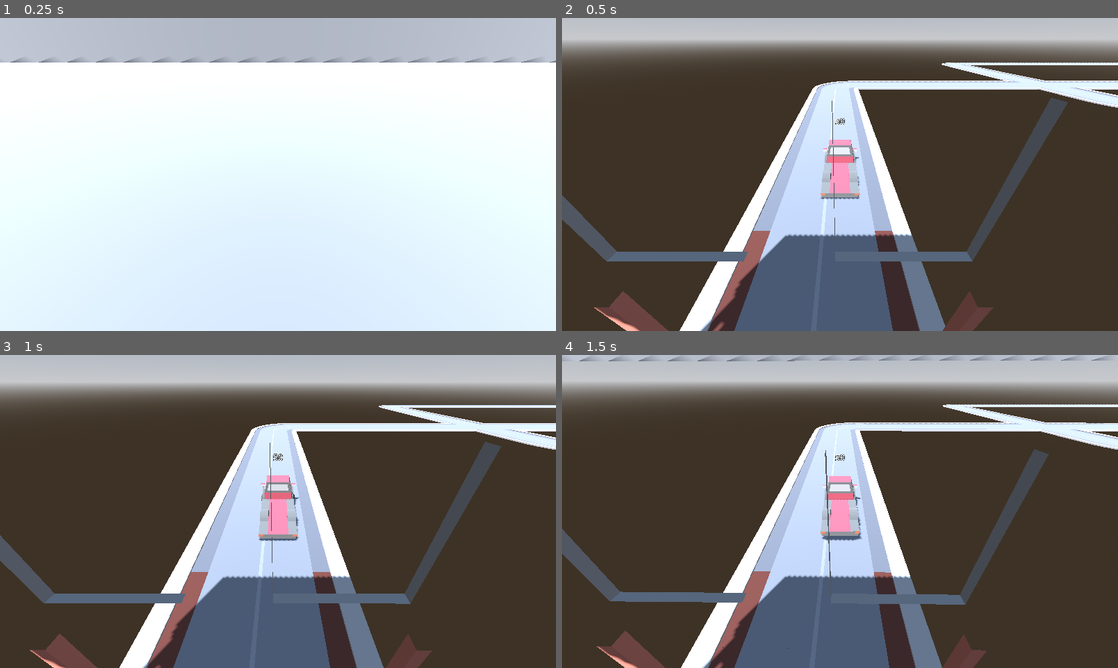
Above: before the commit, frames 1-4 (two rows, left to right).
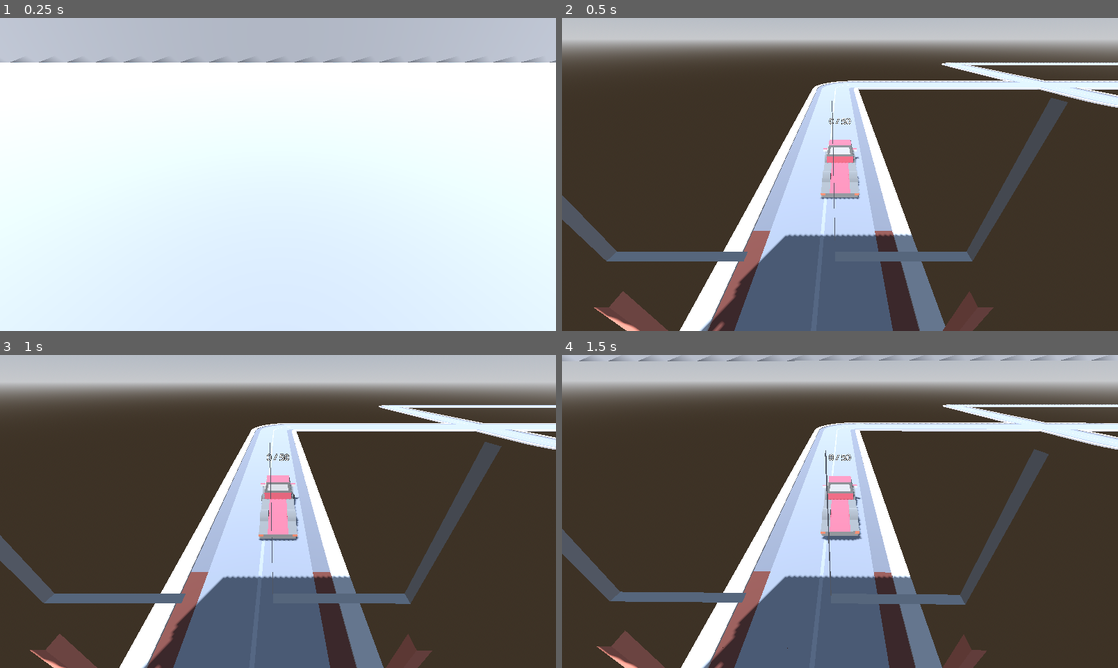
Above: after the commit, the same moments.

Repository: stesim/ld53-delivery
Game: Godot game, scene res://game_world.tscn
Two runs of this game, one before a commit and one after it. Both use one fixed random seed, a clock stepped at 60 frames per second and the inputs below.
Inputs:
- Up to frame 1 (0.25 s): no input
- Up to frame 2 (0.5 s): no input
- Up to frame 3 (1 s): tap Enter (ui_accept) at 0.5, 0.77 s; hold D (steer_right) from 0.53 s (still down)
- Up to frame 4 (1.5 s): release D (steer_right) at 1.28 s; hold Space (brake) from 1.28 s (still down)

Frame 1 is identical in both runs. In frame 2, less than 0.1% of the frame differs, in the area x 48-52%, y 31-34%; in frame 3, less than 0.1%; in frame 4, less than 0.1%.

Commit message:
made loading area tick rate configurable

Diff:
--- a/loading_area.gd
+++ b/loading_area.gd
@@ -9,6 +9,11 @@
 
 @export var type := Type.SOURCE
 @export var backing_inventory : Inventory
+@export var tick_interval := 1.0 :
+	set(value):
+		tick_interval = value
+		%load_timer.wait_time = value
+
 @export var quantity_per_tick := 1
 
 
--- a/loading_area.tscn
+++ b/loading_area.tscn
@@ -9,7 +9,7 @@
 script = ExtResource("1_q6lc6")
 
 [node name="load_timer" type="Timer" parent="."]
-wait_time = 0.25
+unique_name_in_owner = true
 autostart = true
 
 [connection signal="timeout" from="load_timer" to="." method="_on_load_timer_timeout"]
--- a/map_elements/headquarters.tscn
+++ b/map_elements/headquarters.tscn
@@ -126,8 +126,8 @@
 
 [sub_resource type="Resource" id="Resource_v1p1j"]
 script = ExtResource("5_awkgi")
-quantity = 999
-max_quantity = 999
+quantity = 9999
+max_quantity = 9999
 
 [sub_resource type="BoxShape3D" id="BoxShape3D_4c864"]
 size = Vector3(5, 5, 5)
@@ -163,6 +163,7 @@
 [node name="loading_area" parent="." instance=ExtResource("4_mxkv2")]
 unique_name_in_owner = true
 backing_inventory = SubResource("Resource_v1p1j")
+tick_interval = 0.125
 
 [node name="shape" type="CollisionShape3D" parent="loading_area"]
 transform = Transform3D(1, 0, 0, 0, 1, 0, 0, 0, 1, 2.5, 2.5, 2.5)
--- a/map_elements/ice_station.tscn
+++ b/map_elements/ice_station.tscn
@@ -20,6 +20,7 @@
 unique_name_in_owner = true
 transform = Transform3D(1, 0, 0, 0, 1, 0, 0, 0, 1, 0, 2.5, -5.5)
 type = 1
+tick_interval = 0.125
 
 [node name="shape" type="CollisionShape3D" parent="loading_area"]
 shape = SubResource("BoxShape3D_p31t4")
--- a/maps/test_map.tscn
+++ b/maps/test_map.tscn
@@ -24,11 +24,6 @@
 quantity = 0
 max_quantity = 25
 
-[sub_resource type="Resource" id="Resource_3k0f1"]
-script = ExtResource("9_j7fbw")
-quantity = 0
-max_quantity = 25
-
 [node name="test_map" type="Node3D"]
 
 [node name="boundary" type="StaticBody3D" parent="."]
@@ -381,10 +376,6 @@
 [node name="ice_station_2" parent="." instance=ExtResource("8_wanx7")]
 transform = Transform3D(-4.37114e-08, 0, -1, 0, 1, 0, 1, 0, -4.37114e-08, -123, 0, 9)
 inventory = SubResource("Resource_pov51")
-
-[node name="ice_station_3" parent="." instance=ExtResource("8_wanx7")]
-transform = Transform3D(1, 0, 0, 0, 1, 0, 0, 0, 1, -98, 0, 13)
-inventory = SubResource("Resource_3k0f1")
 
 [node name="customer_spawner" type="Node3D" parent="."]
 transform = Transform3D(1, 0, 0, 0, 1, 0, 0, 0, 1, -126, 0, 50)
--- a/quantity_indicator.gd
+++ b/quantity_indicator.gd
@@ -5,9 +5,13 @@
 
 
 func _ready() -> void:
-	text = str(inventory.quantity)
 	inventory.changed.connect(_on_inventory_changed)
+	_update()
 
 
 func _on_inventory_changed() -> void:
-	text = str(inventory.quantity)
+	_update()
+
+
+func _update() -> void:
+	text = "%d / %d" % [inventory.quantity, inventory.max_quantity]
--- a/vehicles/vehicle.tscn
+++ b/vehicles/vehicle.tscn
@@ -15,7 +15,7 @@
 
 [sub_resource type="Resource" id="Resource_1yf0n"]
 script = ExtResource("5_dwq2y")
-quantity = 50
+quantity = 0
 max_quantity = 50
 
 [sub_resource type="BoxShape3D" id="BoxShape3D_8sjrn"]
Not shown: 1 places in maps/test_map.tscn that only renumber resources
